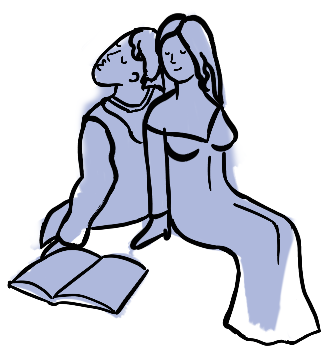
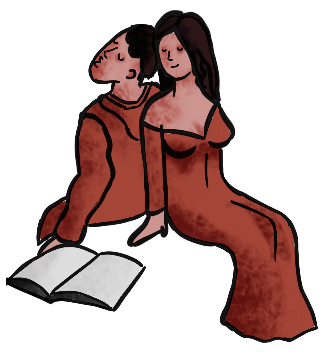
Comparing the layer stacks of the two 330px x 355px images. Changes:
painted on "Capa pegada" over (6, 10, 321, 346)
